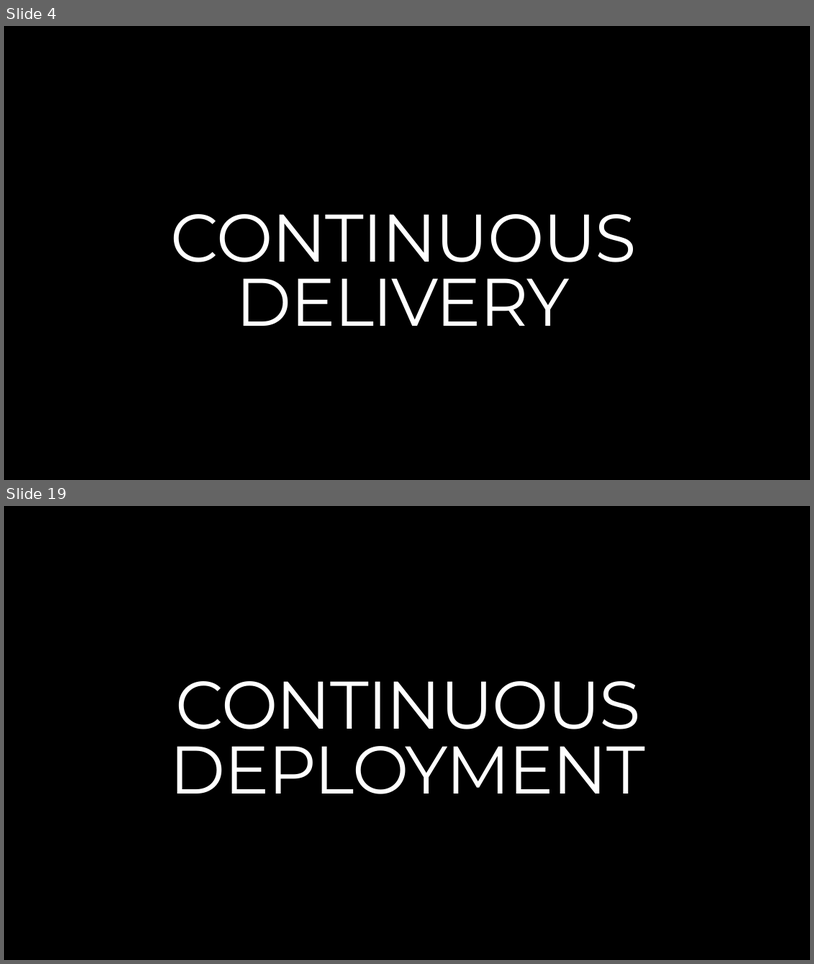
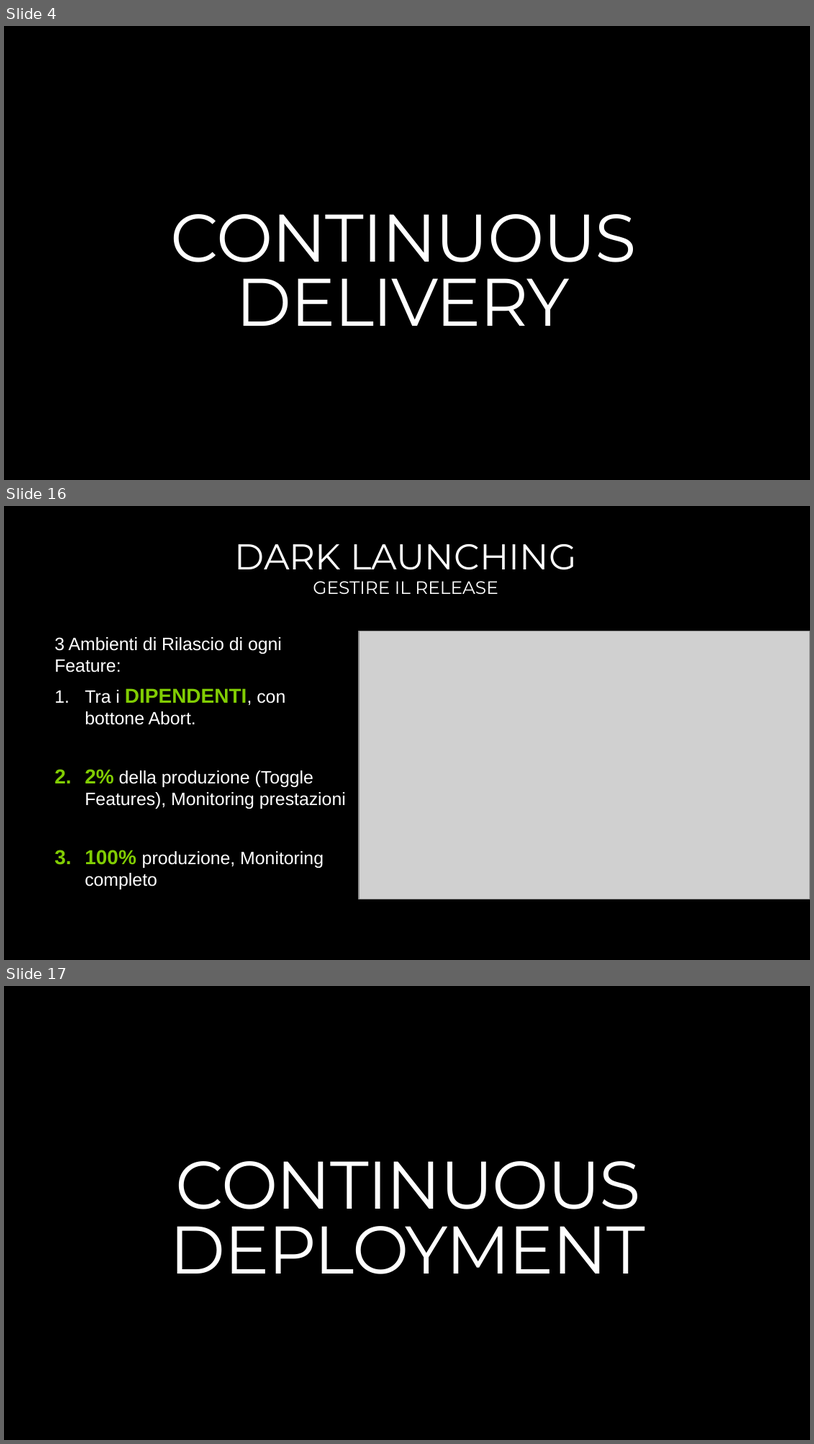
Before and after one commit to endless-upgrade/DevOpsHours, a slide deck: DEVOPS-3-TODO.pptx. Shown one above the other, each under a label of ours: slides 4 and 19 before the commit, slides 4, 16 and 17 after it; the slides between them are not shown. The pictures are 814x964 and 814x1444 pixels, drawn with LibreOffice and Linux fonts; fonts in the diff are those of the drawing; grey boxes stand for pictures; background and template pictures are left out. Boxes give left, top, right and bottom in pixels: in the first picture for what was removed or moved away, otherwise in the second. Text is boxed around its words. In the diff, an @@ line names an element or a change of style, - is before the commit and + after.

```diff
--- a/DEVOPS-3-TODO.pptx
+++ b/DEVOPS-3-TODO.pptx
@@ slide 16 added at box(4, 506, 810, 960), background #000000 @@
@@ title added at box(234, 544, 576, 570), 32 pt, text #FFFFFF @@
+DARK LAUNCHING
@@ subtitle added at box(313, 581, 498, 594), 16 pt, text #FFFFFF @@
+GESTIRE IL RELEASE
@@ picture added at box(359, 631, 810, 898) @@
@@ text added at box(54, 637, 346, 889), 16 pt, text #FFFFFF @@
+3 Ambienti di Rilascio di ogni Feature:
+1. Tra i DIPENDENTI, con bottone Abort.
+2. 2% della produzione (Toggle Features), Monitoring prestazioni
+3. 100% produzione, Monitoring completo
@@ what was slide 19 is now slide 17 @@
```
Also in this commit, not shown: 2 slides changed, 14 other slides added, 14 slides removed.
